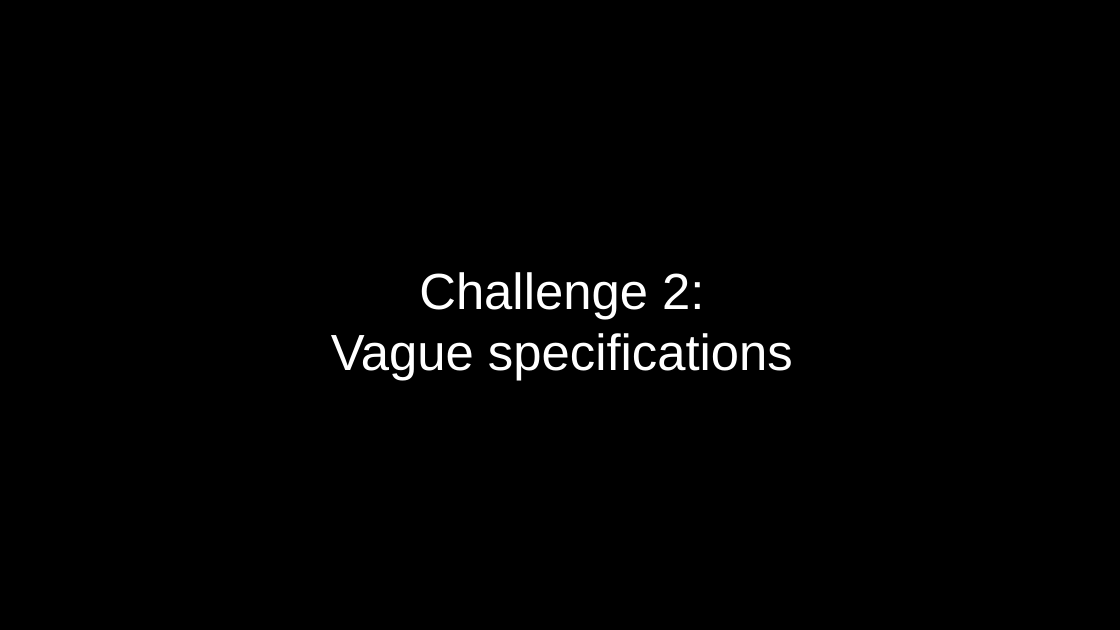
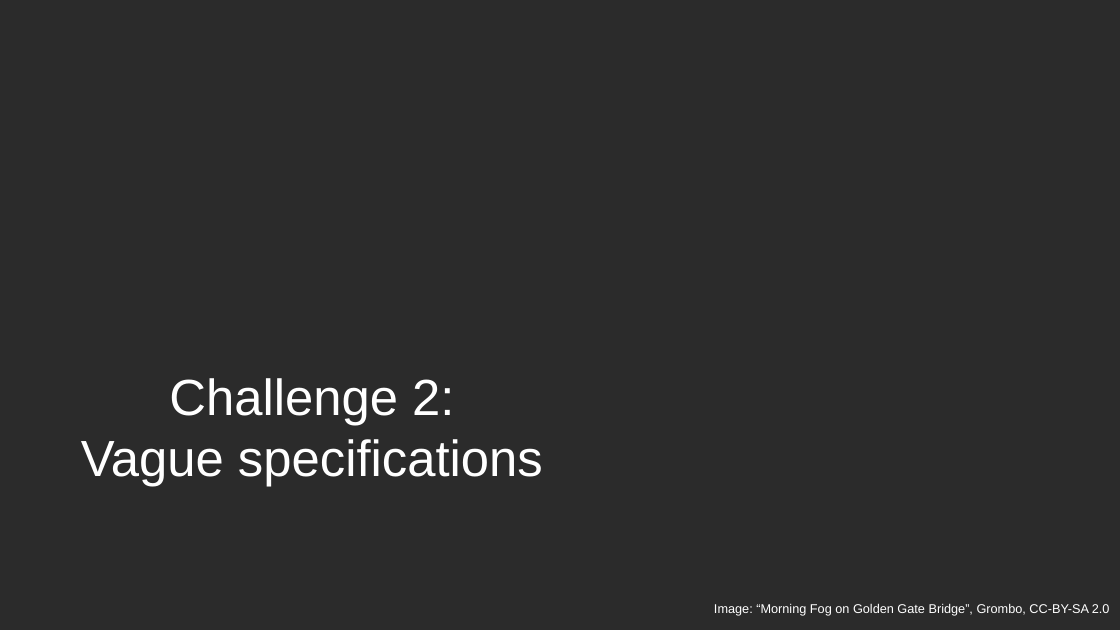
Before and after one commit to exasol/tutorials, a slide deck: slide 24 of estimating/estimating.odp (slide 23 before the commit). Drawn at 1120x630 pixels with LibreOffice and Linux fonts; fonts in the diff are those of the drawing; background and template pictures are left out; a plain dark background stands for a picture behind light text. Boxes give left, top, right and bottom in pixels: in the first picture for what was removed or moved away, otherwise in the second. Text is boxed around its words. In the diff, an @@ line names an element or a change of style, - is before the commit and + after.

```diff
--- a/estimating/estimating.odp
+++ b/estimating/estimating.odp
@@ background #000000 to picture (left out) @@
@@ subtitle "Challenge 2:": place and size @@
-subtitle "Challenge 2:" at (331, 272, 793, 381)
+subtitle "Challenge 2:" at (81, 378, 543, 487)
@@ text added at (714, 603, 1110, 616), 9 pt, text #FFFFFF @@
+Image: “Morning Fog on Golden Gate Bridge”, Grombo, CC-BY-SA 2.0
```
Also in this commit, not shown: 15 other slides changed, 4 slides added, 3 slides removed.
